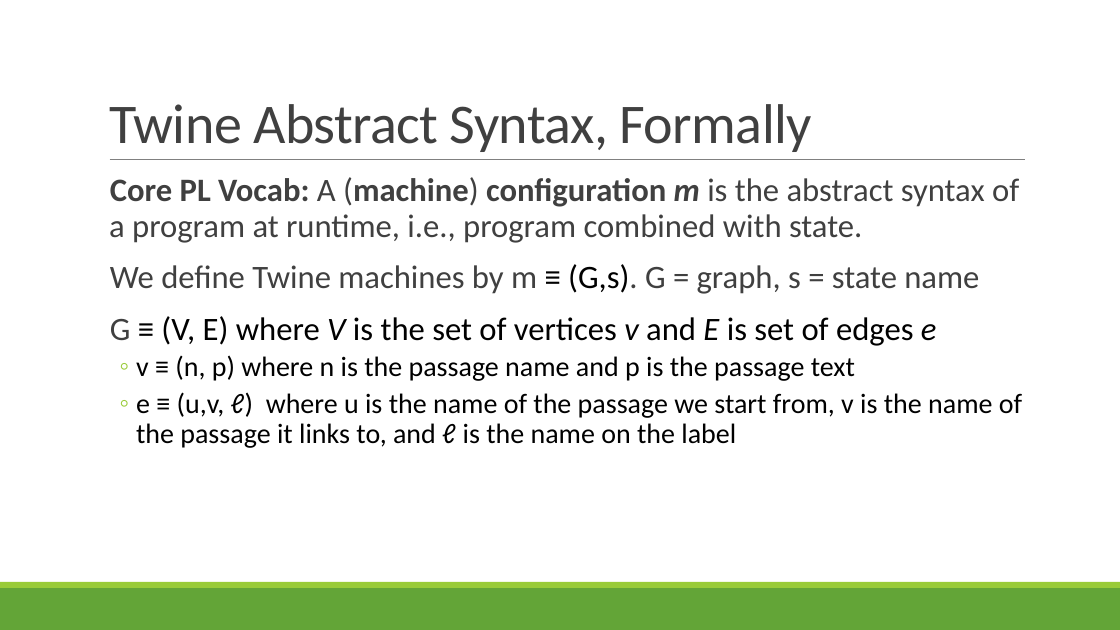
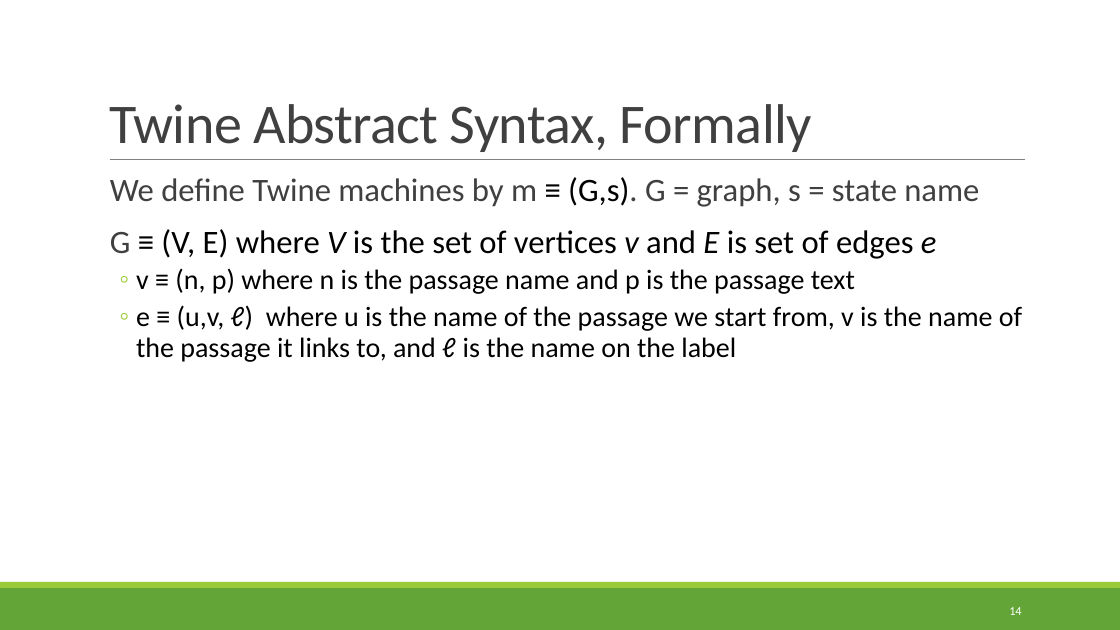
Before and after one commit to rbohrer/pl-course, a slide deck: slide 14 of LectureSlides/12Play.pptx (slide 11 before the commit). Drawn at 1120x630 pixels with LibreOffice and Linux fonts; fonts in the diff are those of the drawing. Boxes give left, top, right and bottom in pixels: in the first picture for what was removed or moved away, otherwise in the second. Text is boxed around its words. In the diff, an @@ line names an element or a change of style, - is before the commit and + after.

```diff
--- a/LectureSlides/12Play.pptx
+++ b/LectureSlides/12Play.pptx
@@ text at [109, 177, 1019, 243]: paragraph removed @@
-  Core PL Vocab: A (machine) configuration m is the abstract syntax of a program at runtime, i.e., program combined with state.
@@ page number added at [1009, 607, 1021, 615], 10.5 pt, text #FFFFFF @@
+14
```
Also in this commit, not shown: 35 other slides changed, 4 slides added.
